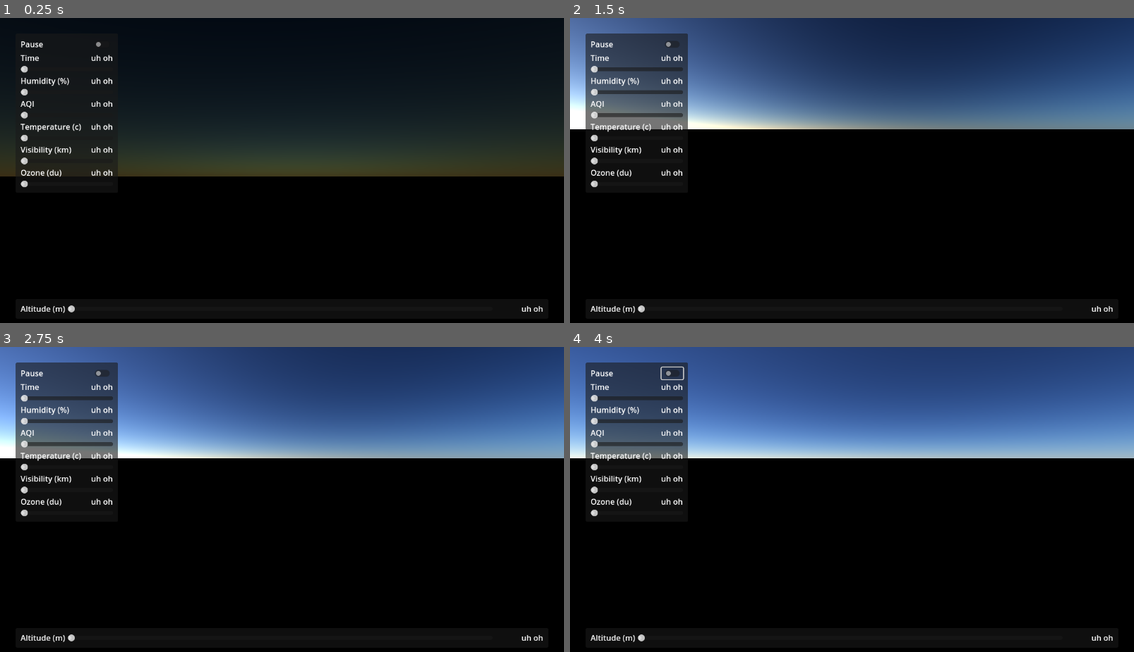
Above: before the commit, frames 1-4 (two rows, left to right).
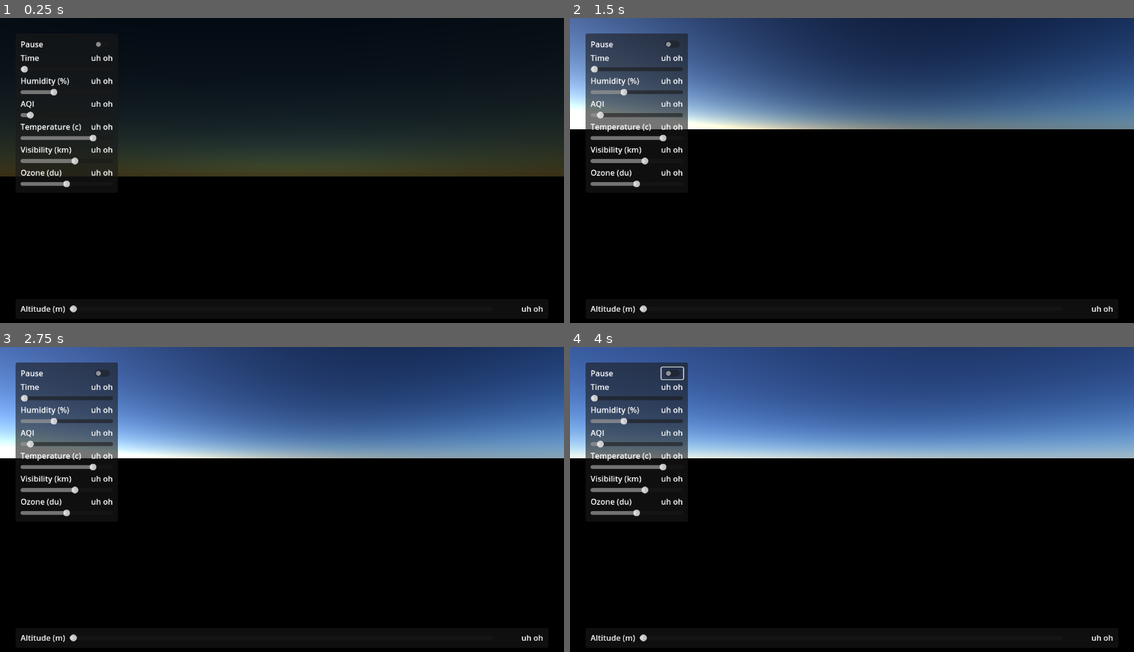
Above: after the commit, the same moments.

Repository: FroggLeo/godot-dynamic-environment
Game: Godot game, scene res://world/world.tscn
Two runs of this game, one before a commit and one after it. Both use one fixed random seed, a clock stepped at 60 frames per second and the inputs below.
Inputs (mouse positions are in pixels of both pictures, inside the frame that each line leads up to):
- Up to frame 1 (0.25 s): no input
- Up to frame 2 (1.5 s): tap Enter at 0.5 s; move the mouse to (976, 161) at 0.52 s; hold Right 0.53-1.28 s; hold Right mouse button (move_camera) 0.53-1.28 s; move the mouse to (739, 191) at 1.27 s; hold Down from 1.28 s (still down); tap Alt at 1.35 s
- Up to frame 3 (2.75 s): tap Space at 2 s; move the mouse to (338, 435) at 2.02 s; release Down at 2.03 s; hold Right from 2.03 s (still down); tap Shift at 2.1 s
- Up to frame 4 (4 s): release Right at 2.75 s; click (671, 374) at 2.75 s; tap Enter at 3.5 s; move the mouse to (823, 569) at 3.52 s; hold Up from 3.53 s (still down); right-click (823, 569) at 3.6 s

The runs differ from the first frame. In frame 1, 0.6% of the frame differs, in the area x 3-18%, y 23-97%; in frame 2, 0.6%; in frame 3, 0.6%; in frame 4, 0.6%.

Commit message:
add ui nodes as variables

Diff:
--- /dev/null
+++ b/godot_project/world/player_controller/ui.gd
@@ -0,0 +1,33 @@
+extends CanvasLayer
+
+@onready var pause := %pause
+@onready var pause_v := %vpause
+
+@onready var time := %time
+@onready var time_v := %vtime
+
+@onready var humidity := %humidity
+@onready var humidity_v := %vhumidity
+
+@onready var aqi := %aqi
+@onready var aqi_v := %vaqi
+
+@onready var temp := %temp
+@onready var temp_v := %vtemp
+
+@onready var visibility := %vis
+@onready var visibility_v := %vvis
+
+@onready var ozone := %ozone
+@onready var ozone_v := %vozone
+
+@onready var altitude := %altitude
+@onready var altitude_v := %valtitude
+
+# Called when the node enters the scene tree for the first time.
+func _ready() -> void:
+	pass # Replace with function body.
+
+# Called every frame. 'delta' is the elapsed time since the previous frame.
+func _process(delta: float) -> void:
+	pass
--- a/godot_project/world/world.tscn
+++ b/godot_project/world/world.tscn
@@ -1,19 +1,21 @@
-[gd_scene load_steps=3 format=3 uid="uid://d3h1jqokqynrg"]
+[gd_scene load_steps=4 format=3 uid="uid://d3h1jqokqynrg"]
 
 [ext_resource type="PackedScene" uid="uid://cyshp33ssalay" path="res://environment/environment_system.tscn" id="1_6xmxd"]
 [ext_resource type="Script" uid="uid://dlovcesifmunm" path="res://world/player_controller/player.gd" id="2_tcf2h"]
+[ext_resource type="Script" uid="uid://d2qukl4f43f6i" path="res://world/player_controller/ui.gd" id="3_4717r"]
 
 [node name="world" type="Node3D"]
 
 [node name="EnvironmentSystem" parent="." instance=ExtResource("1_6xmxd")]
 transform = Transform3D(1, 0, 0, 0, 0.99999994, 0, 0, 0, 0.99999994, 0, 0, 0)
-time = 0.6405738259944276
-moon_time = 0.6339331792873543
+time = 0.7207263259950354
+moon_time = 0.23172404200032565
 
 [node name="Camera3D" type="Camera3D" parent="."]
 script = ExtResource("2_tcf2h")
 
 [node name="UI" type="CanvasLayer" parent="."]
+script = ExtResource("3_4717r")
 
 [node name="PanelContainer" type="PanelContainer" parent="UI"]
 anchors_preset = -1
@@ -40,11 +42,13 @@
 layout_mode = 2
 
 [node name="vpause" type="Label" parent="UI/PanelContainer/MarginContainer/VBoxContainer/p"]
+unique_name_in_owner = true
 layout_mode = 2
 size_flags_horizontal = 3
 text = "Pause"
 
 [node name="pause" type="CheckButton" parent="UI/PanelContainer/MarginContainer/VBoxContainer/p"]
+unique_name_in_owner = true
 layout_mode = 2
 
 [node name="ti" type="HBoxContainer" parent="UI/PanelContainer/MarginContainer/VBoxContainer"]
@@ -56,14 +60,17 @@
 horizontal_alignment = 1
 
 [node name="vtime" type="Label" parent="UI/PanelContainer/MarginContainer/VBoxContainer/ti"]
+unique_name_in_owner = true
 layout_mode = 2
 size_flags_horizontal = 3
 text = "uh oh"
 horizontal_alignment = 2
 
 [node name="time" type="HSlider" parent="UI/PanelContainer/MarginContainer/VBoxContainer"]
-layout_mode = 2
-max_value = 2400.0
+unique_name_in_owner = true
+layout_mode = 2
+max_value = 1.0
+step = 0.001
 scrollable = false
 
 [node name="h" type="HBoxContainer" parent="UI/PanelContainer/MarginContainer/VBoxContainer"]
@@ -75,13 +82,18 @@
 horizontal_alignment = 1
 
 [node name="vhumidity" type="Label" parent="UI/PanelContainer/MarginContainer/VBoxContainer/h"]
+unique_name_in_owner = true
 layout_mode = 2
 size_flags_horizontal = 3
 text = "uh oh"
 horizontal_alignment = 2
 
 [node name="humidity" type="HSlider" parent="UI/PanelContainer/MarginContainer/VBoxContainer"]
-layout_mode = 2
+unique_name_in_owner = true
+layout_mode = 2
+max_value = 1.0
+step = 0.01
+value = 0.35
 scrollable = false
 
 [node name="a" type="HBoxContainer" parent="UI/PanelContainer/MarginContainer/VBoxContainer"]
@@ -93,13 +105,17 @@
 horizontal_alignment = 1
 
 [node name="vaqi" type="Label" parent="UI/PanelContainer/MarginContainer/VBoxContainer/a"]
+unique_name_in_owner = true
 layout_mode = 2
 size_flags_horizontal = 3
 text = "uh oh"
 horizontal_alignment = 2
 
 [node name="aqi" type="HSlider" parent="UI/PanelContainer/MarginContainer/VBoxContainer"]
-layout_mode = 2
+unique_name_in_owner = true
+layout_mode = 2
+max_value = 500.0
+value = 35.0
 scrollable = false
 
 [node name="t" type="HBoxContainer" parent="UI/PanelContainer/MarginContainer/VBoxContainer"]
@@ -111,13 +127,19 @@
 horizontal_alignment = 1
 
 [node name="vtemp" type="Label" parent="UI/PanelContainer/MarginContainer/VBoxContainer/t"]
+unique_name_in_owner = true
 layout_mode = 2
 size_flags_horizontal = 3
 text = "uh oh"
 horizontal_alignment = 2
 
 [node name="temp" type="HSlider" parent="UI/PanelContainer/MarginContainer/VBoxContainer"]
-layout_mode = 2
+unique_name_in_owner = true
+layout_mode = 2
+min_value = -35.0
+max_value = 45.0
+step = 0.1
+value = 30.0
 scrollable = false
 
 [node name="v" type="HBoxContainer" parent="UI/PanelContainer/MarginContainer/VBoxContainer"]
@@ -129,13 +151,19 @@
 horizontal_alignment = 1
 
 [node name="vvis" type="Label" parent="UI/PanelContainer/MarginContainer/VBoxContainer/v"]
+unique_name_in_owner = true
 layout_mode = 2
 size_flags_horizontal = 3
 text = "uh oh"
 horizontal_alignment = 2
 
 [node name="vis" type="HSlider" parent="UI/PanelContainer/MarginContainer/VBoxContainer"]
-layout_mode = 2
+unique_name_in_owner = true
+layout_mode = 2
+min_value = 0.1
+max_value = 50.0
+step = 0.1
+value = 30.0
 scrollable = false
 
 [node name="o" type="HBoxContainer" parent="UI/PanelContainer/MarginContainer/VBoxContainer"]
@@ -147,17 +175,19 @@
 horizontal_alignment = 1
 
 [node name="vozone" type="Label" parent="UI/PanelContainer/MarginContainer/VBoxContainer/o"]
+unique_name_in_owner = true
 layout_mode = 2
 size_flags_horizontal = 3
 text = "uh oh"
 horizontal_alignment = 2
 
 [node name="ozone" type="HSlider" parent="UI/PanelContainer/MarginContainer/VBoxContainer"]
+unique_name_in_owner = true
 layout_mode = 2
 min_value = 150.0
 max_value = 450.0
 step = 0.5
-value = 150.0
+value = 300.0
 scrollable = false
 
 [node name="PanelContainer2" type="PanelContainer" parent="UI"]
@@ -181,9 +211,10 @@
 
 [node name="laltitude" type="Label" parent="UI/PanelContainer2/MarginContainer/a"]
 layout_mode = 2
-text = "Altitude (m)"
-
-[node name="HSlider" type="HSlider" parent="UI/PanelContainer2/MarginContainer/a"]
+text = "Altitude (m) "
+
+[node name="altitude" type="HSlider" parent="UI/PanelContainer2/MarginContainer/a"]
+unique_name_in_owner = true
 layout_mode = 2
 size_flags_horizontal = 3
 size_flags_vertical = 4
@@ -191,6 +222,7 @@
 step = 0.1
 
 [node name="valtitude" type="Label" parent="UI/PanelContainer2/MarginContainer/a"]
+unique_name_in_owner = true
 custom_minimum_size = Vector2(100, 0)
 layout_mode = 2
 text = "uh oh"
Not shown, added: godot_project/world/player_controller/ui.gd.uid
